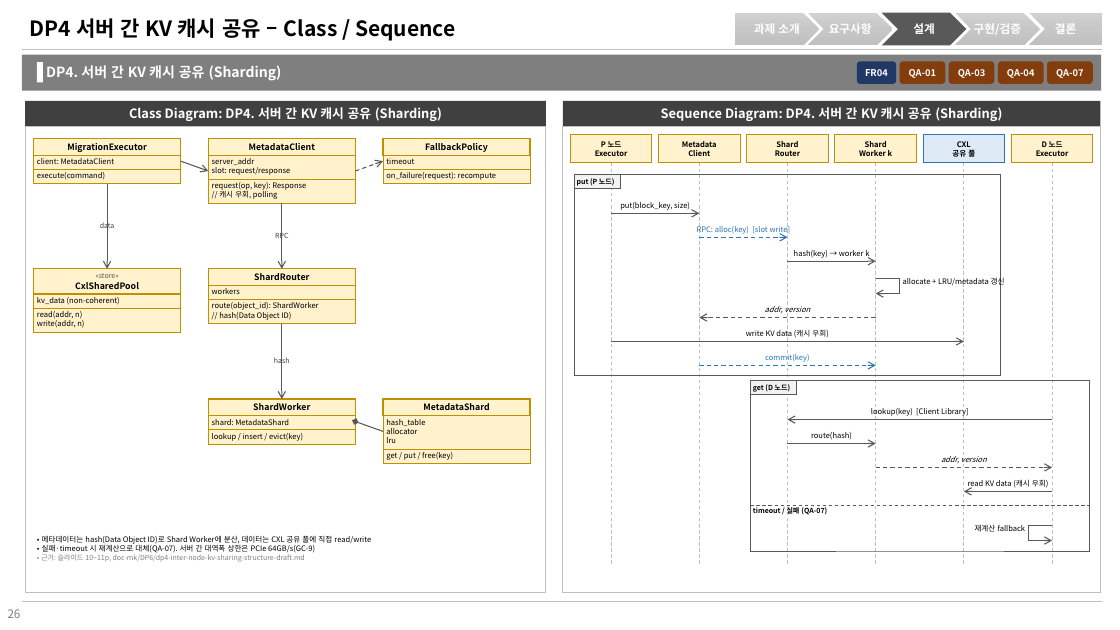
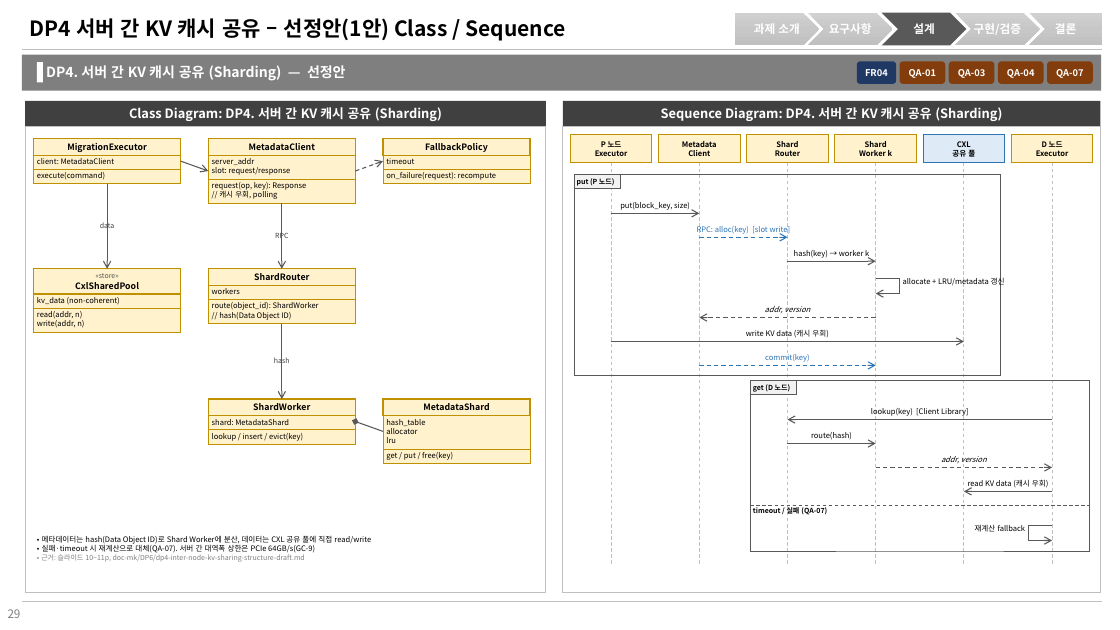
Before and after one commit to mkim0628/vllm, a slide deck: slide 29 of doc-mk/slides/architecture-final-views-merged.pptx (slide 26 before the commit). Drawn at 1120x630 pixels with LibreOffice and Linux fonts; fonts in the diff are those of the drawing. Boxes give left, top, right and bottom in pixels: in the first picture for what was removed or moved away, otherwise in the second. Text is boxed around its words. In the diff, an @@ line names an element or a change of style, - is before the commit and + after.

```diff
--- a/doc-mk/slides/architecture-final-views-merged.pptx
+++ b/doc-mk/slides/architecture-final-views-merged.pptx
@@ title at (30,18,565,41): text changed @@
-DP4 서버 간 KV 캐시 공유 – Class / Sequence
+DP4 서버 간 KV 캐시 공유 – 선정안(1안) Class / Sequence
@@ text at (46,65,346,81): text changed @@
-DP4. 서버 간 KV 캐시 공유 (Sharding)
+DP4. 서버 간 KV 캐시 공유 (Sharding) — 선정안
```
Also in this commit, not shown: 5 other slides changed, 16 slides added.
